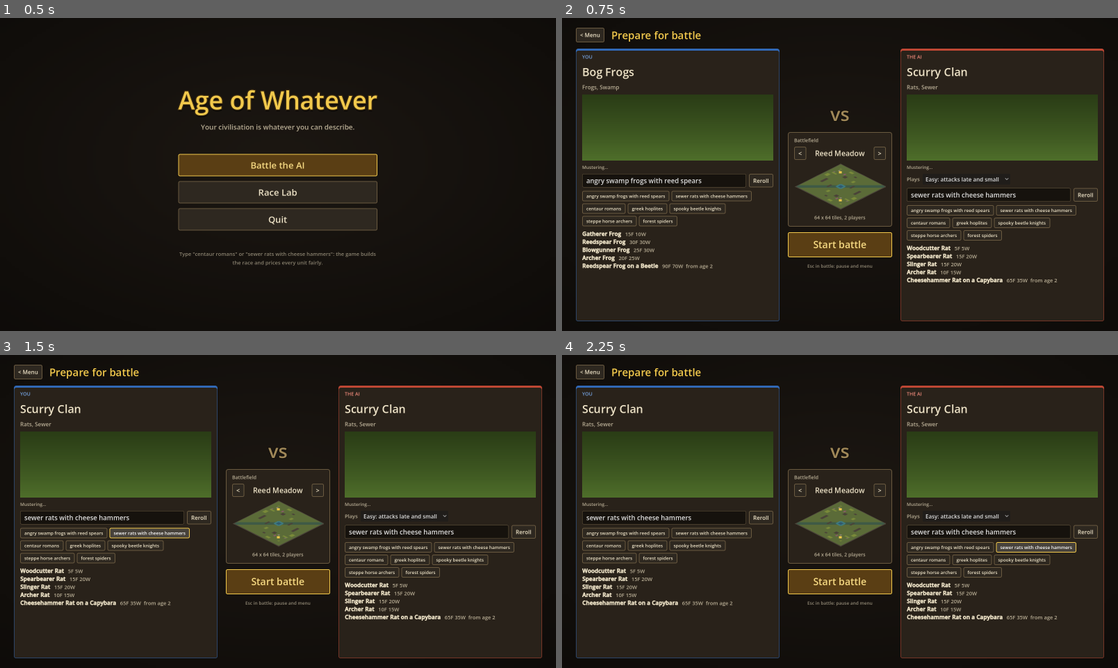
Above: before the commit, frames 1-4 (two rows, left to right).
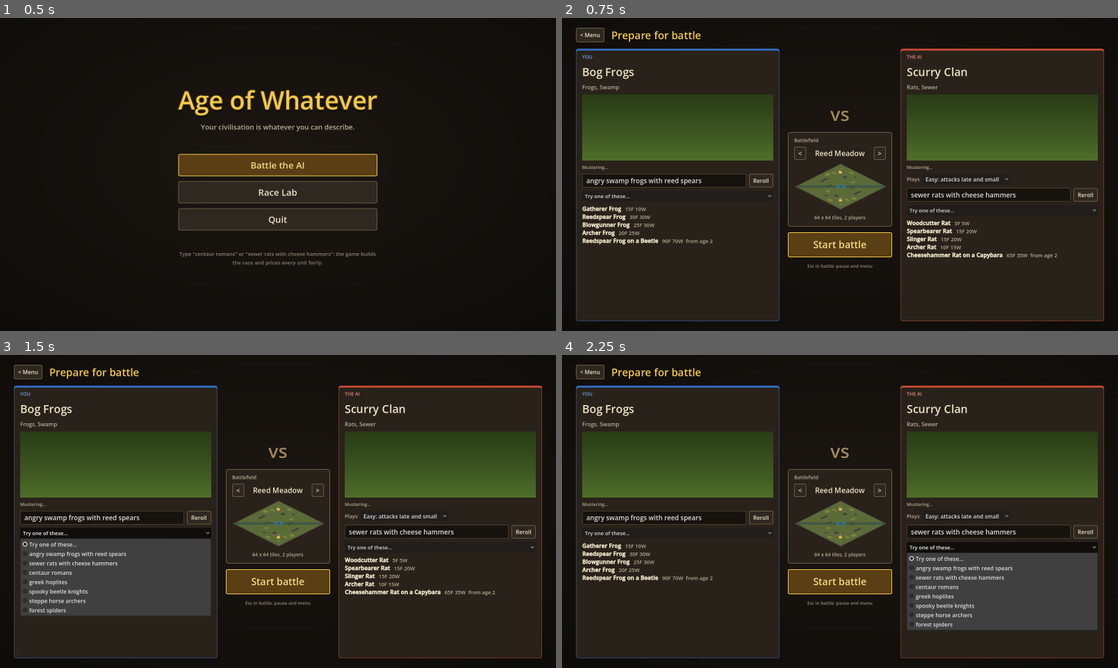
Above: after the commit, the same moments.

Repository: Casaide/age-of-anything
Game: Godot game, scene res://scenes/match_setup.tscn
The game is run twice, just before and just after one commit, with the same random seed, the same clock (stepped at 60 frames per second) and the same inputs.
Inputs (mouse positions are in pixels of both pictures, inside the frame that each line leads up to):
- Up to frame 1 (0.5 s): no input
- Up to frame 2 (0.75 s): click "Battle the AI" at 0.5 s
- Up to frame 3 (1.5 s): click (116, 533) at 1.25 s, where only the run after the commit has a clickable "Try one of these..."
- Up to frame 4 (2.25 s): click (1001, 545) at 2 s, where only the run after the commit has a clickable "Try one of these..."

Frame 1 is identical in both runs. In frame 2, 4.0% of the frame differs, in the area x 3-97%, y 55-85%; in frame 3, 11%; in frame 4, 12%, in the area x 3-97%, y 15-88%.

Commit message:
Lobby presets in one dropdown per side; 'hoplite(s)' understood (lexicon words)
Co-Authored-By: Claude Opus 5.5 <noreply@anthropic.com>

Diff:
--- a/data/lexicon.json
+++ b/data/lexicon.json
@@ -1392,26 +1392,26 @@
     "crossbow": 4,
     "archer": 1
    }
+  },
+  "hoplite": {
+   "family": "hellenic",
+   "tags": {
+    "greek": 4,
+    "phalanx": 3,
+    "spear": 2,
+    "shield": 2
+   },
+   "default_creature": "human"
+  },
+  "hoplites": {
+   "family": "hellenic",
+   "tags": {
+    "greek": 4,
+    "phalanx": 3,
+    "spear": 2,
+    "shield": 2
+   },
+   "default_creature": "human"
   }
- },
- "hoplite": {
-  "family": "hellenic",
-  "tags": {
-   "greek": 4,
-   "phalanx": 3,
-   "spear": 2,
-   "shield": 2
-  },
-  "default_creature": "human"
- },
- "hoplites": {
-  "family": "hellenic",
-  "tags": {
-   "greek": 4,
-   "phalanx": 3,
-   "spear": 2,
-   "shield": 2
-  },
-  "default_creature": "human"
  }
 }
--- a/scenes/match_setup.gd
+++ b/scenes/match_setup.gd
@@ -273,14 +273,14 @@
 	dice.pressed.connect(func(): sides[i].reroll += 1; _regenerate(i))
 	prow.add_child(dice)
 	col.add_child(prow)
-	var chips := HFlowContainer.new()
-	chips.add_theme_constant_override("h_separation", 6)
-	chips.add_theme_constant_override("v_separation", 6)
+	var pick := OptionButton.new()   # presets in one menu, not a wall of chips (Fable)
+	pick.add_item("Try one of these...")
 	for p in PRESETS:
-		var chip := _button(p, 13, false)
-		chip.pressed.connect(func(): field.text = p; sides[i].reroll = 0; _regenerate(i))
-		chips.add_child(chip)
-	col.add_child(chips)
+		pick.add_item(p)
+	pick.focus_mode = Control.FOCUS_NONE
+	pick.add_theme_font_size_override("font_size", 15)
+	pick.item_selected.connect(func(k): if k > 0: field.text = PRESETS[k - 1]; sides[i].reroll = 0; _regenerate(i); pick.select(0))
+	col.add_child(pick)
 	var roster := RichTextLabel.new()
 	roster.bbcode_enabled = true
 	roster.fit_content = true
